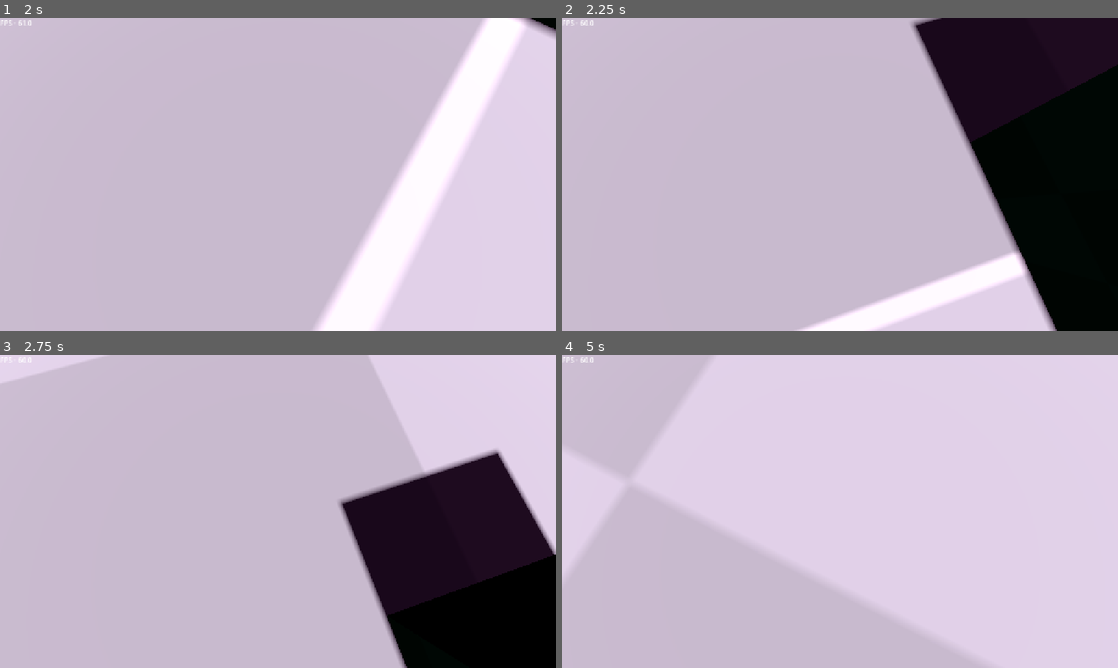
Above: before the commit, frames 1-4 (two rows, left to right).
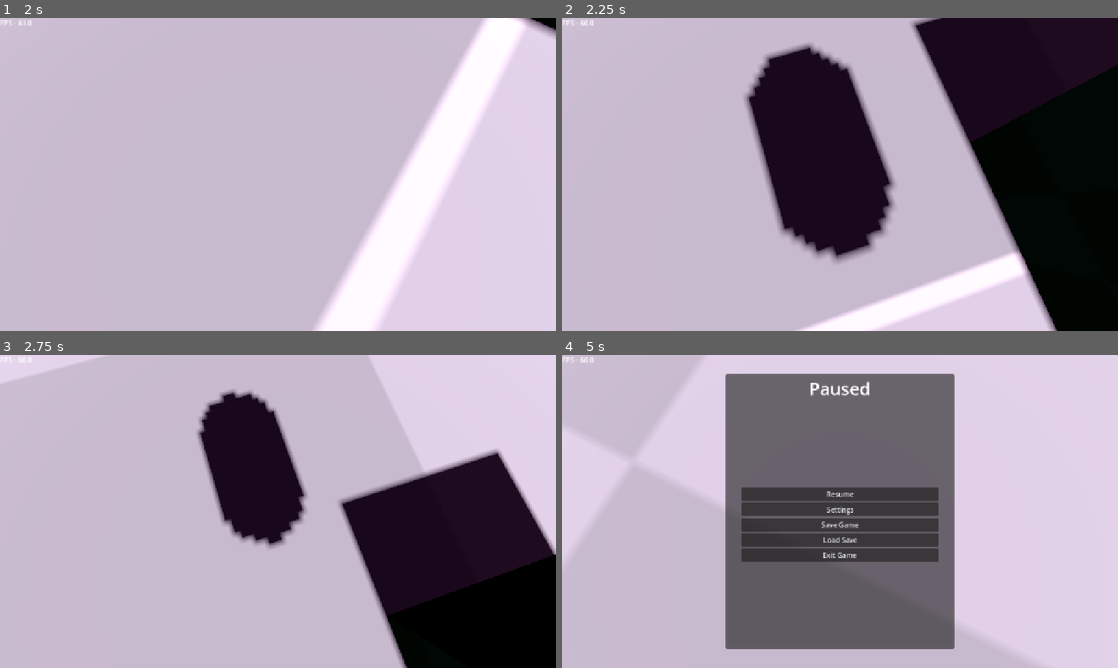
Above: after the commit, the same moments.

Repository: RubberDev/3d-game-test
Game: Godot game, scene res://TitleScreens/DebugTitleScr/DebugTitleScreen.tscn
The game is run twice, just before and just after one commit, with the same random seed, the same clock (stepped at 60 frames per second) and the same inputs. Sound files missing from this copy of the repository are replaced by a short silence.
Inputs (mouse positions are in pixels of both pictures, inside the frame that each line leads up to):
- Up to frame 1 (2 s): click "Phys and Trigger Test" at 0.5 s; tap Enter at 1.25 s; move the mouse to (305, 174) at 1.27 s; hold W (Forward) from 1.28 s (still down); hold Ctrl (Crouch) from 1.28 s (still down); tap Space (Jump) at 1.52 s
- Up to frame 2 (2.25 s): keep holding W (Forward); move the mouse to (812, 174) at 2.02 s; release Ctrl (Crouch) at 2.03 s; tap Ctrl (Crouch) at 2.1 s
- Up to frame 3 (2.75 s): keep holding W (Forward); tap Space (Jump) at 2.27 s
- Up to frame 4 (5 s): keep holding W (Forward); move the mouse to (851, 505) at 2.77 s; hold Ctrl (Crouch) 2.78-3.53 s; tap F (Flashlight) at 2.85 s; move the mouse to (834, 517) at 3.52 s; tap E (Interact) at 3.6 s; tap Space (Jump) at 3.77, 4.52 s; tap Ctrl (Crouch) at 3.8 s; move the mouse to (878, 514) at 4.27 s; hold Ctrl (Crouch) from 4.28 s (still down); tap Alt (Sneak) at 4.35 s; tap Escape (Pause) at 4.9 s

Frame 1 is identical in both runs. In frame 2, 13% of the frame differs, in the area x 32-60%, y 8-78%; in frame 3, 6.9%; in frame 4, 38%, in the area x 0-85%, y 6-100%.

Commit message:
Began implementing pause menu

Diff:
--- a/Dev_Levels/Test_Level_1/test_level_1.tscn
+++ b/Dev_Levels/Test_Level_1/test_level_1.tscn
@@ -1,8 +1,9 @@
-[gd_scene load_steps=21 format=3 uid="uid://fgc2wjw78ptl"]
+[gd_scene load_steps=22 format=3 uid="uid://fgc2wjw78ptl"]
 
 [ext_resource type="Script" uid="uid://bgp4wgttebhwp" path="res://Dev_Levels/Test_Level_1/Scripts/test_level_1.gd" id="1_36p37"]
 [ext_resource type="Texture2D" uid="uid://dj2cwiekcdskw" path="res://addons/KenneyTextures/light/texture_06.png" id="2_8ojrh"]
 [ext_resource type="PackedScene" uid="uid://c8wbe2rihnhl3" path="res://Player/Player.tscn" id="2_kmhue"]
+[ext_resource type="PackedScene" uid="uid://ba3xsrh4k8mth" path="res://Player/UI/pause_menu.tscn" id="2_vcru8"]
 [ext_resource type="Texture2D" uid="uid://dgbtg8q2oo7gw" path="res://addons/KenneyTextures/green/texture_09.png" id="4_bb2r0"]
 [ext_resource type="PackedScene" uid="uid://dfgks143esy4c" path="res://Models/door_ref.tscn" id="5_d6daj"]
 [ext_resource type="PackedScene" uid="uid://geklejscut5a" path="res://Models/Debug/table_ref.tscn" id="6_4wwp2"]
@@ -45,6 +46,10 @@
 
 [node name="TestLevel1" type="Node3D"]
 script = ExtResource("1_36p37")
+
+[node name="CanvasLayer" type="CanvasLayer" parent="."]
+
+[node name="PauseMenu" parent="CanvasLayer" instance=ExtResource("2_vcru8")]
 
 [node name="Player" parent="." instance=ExtResource("2_kmhue")]
 transform = Transform3D(1, 0, 0, 0, 1, 0, 0, 0, 1, 0, 1, 2)
--- a/Player/Player.tscn
+++ b/Player/Player.tscn
@@ -180,7 +180,6 @@
 transform = Transform3D(1, 0, 0, 0, 1, 0, 0, 0, 1, 0, 0.66122687, 0)
 
 [node name="PlyrCollision" type="CollisionShape3D" parent="."]
-visible = false
 shape = SubResource("CapsuleShape3D_jdikb")
 
 [node name="PlyrMesh" type="MeshInstance3D" parent="PlyrCollision"]
--- /dev/null
+++ b/Player/Scripts/pause_menu.gd
@@ -0,0 +1,22 @@
+extends Control
+
+func _ready() -> void:
+	self.hide()
+
+func _input(_event: InputEvent) -> void:
+	if Input.is_action_just_pressed("Pause"):
+		if get_tree().paused == false:
+			self.show()
+			get_tree().paused = true
+		else:
+			self.hide()
+			get_tree().paused = false
+
+# Resume game, close pause menu
+func _on_resume_pressed() -> void:
+	get_tree().paused = false
+	self.hide()
+
+# Quit game (Add confirmation later maybe)
+func _on_quit_pressed() -> void:
+	get_tree().quit()
--- a/Player/Scripts/player.gd
+++ b/Player/Scripts/player.gd
@@ -37,6 +37,13 @@
 
 	move_and_slide()
 
+	# Pushing physics objects
+	var Push_Force = 0.50
+	for i in get_slide_collision_count():
+		var c = get_slide_collision(i)
+		if c.get_collider() is RigidBody3D:
+			c.get_collider().apply_central_impulse(-c.get_normal() * Push_Force)
+
 # Input
 func _input(event: InputEvent) -> void:
 	# FP Camera rotation
@@ -65,17 +72,19 @@
 			Crouched = true
 			JUMP_VELOCITY = 1.5
 			$AnimationPlayer.play("Crouching")
+			$PlyrCollision/PlyrMesh.hide()
 			$PlyrCollision.set_deferred("disabled", true)
 			$CrouchCollision.set_deferred("disabled", false)
-			print(Crouched)
 		else:
 			SPEED = DEF_SPEED
 			Crouched = false
 			JUMP_VELOCITY = 3.5
 			$AnimationPlayer.play("Idle")
+			$PlyrCollision/PlyrMesh.show()
 			$PlyrCollision.set_deferred("disabled", false)
 			$CrouchCollision.set_deferred("disabled", true)
 
+	# Temporary, use for closing
 	if Input.is_action_just_pressed("Pause"):
 		if Input.mouse_mode == Input.MOUSE_MODE_CAPTURED:
 			Input.mouse_mode = Input.MOUSE_MODE_VISIBLE
--- /dev/null
+++ b/Player/UI/pause_menu.tscn
@@ -0,0 +1,76 @@
+[gd_scene load_steps=2 format=3 uid="uid://ba3xsrh4k8mth"]
+
+[ext_resource type="Script" uid="uid://b60gysmjubd5y" path="res://Player/Scripts/pause_menu.gd" id="1_br0yf"]
+
+[node name="PauseMenu" type="Control"]
+process_mode = 3
+layout_mode = 3
+anchors_preset = 15
+anchor_right = 1.0
+anchor_bottom = 1.0
+grow_horizontal = 2
+grow_vertical = 2
+size_flags_horizontal = 4
+size_flags_vertical = 4
+script = ExtResource("1_br0yf")
+
+[node name="Panel" type="Panel" parent="."]
+layout_mode = 1
+anchors_preset = 8
+anchor_left = 0.5
+anchor_top = 0.5
+anchor_right = 0.5
+anchor_bottom = 0.5
+offset_left = -263.0
+offset_top = -316.0
+offset_right = 263.0
+offset_bottom = 316.0
+grow_horizontal = 2
+grow_vertical = 2
+
+[node name="Label" type="Label" parent="Panel"]
+layout_mode = 0
+offset_right = 526.0
+offset_bottom = 67.0
+theme_override_font_sizes/font_size = 40
+text = "Paused"
+horizontal_alignment = 1
+vertical_alignment = 1
+
+[node name="VBoxContainer" type="VBoxContainer" parent="Panel"]
+layout_mode = 1
+anchors_preset = 8
+anchor_left = 0.5
+anchor_top = 0.5
+anchor_right = 0.5
+anchor_bottom = 0.5
+offset_left = -227.0
+offset_top = -218.0
+offset_right = 227.0
+offset_bottom = 280.0
+grow_horizontal = 2
+grow_vertical = 2
+alignment = 1
+
+[node name="Resume" type="Button" parent="Panel/VBoxContainer"]
+layout_mode = 2
+text = "Resume"
+
+[node name="Settings" type="Button" parent="Panel/VBoxContainer"]
+layout_mode = 2
+text = "Settings"
+
+[node name="Save" type="Button" parent="Panel/VBoxContainer"]
+layout_mode = 2
+text = "Save Game"
+
+[node name="Load" type="Button" parent="Panel/VBoxContainer"]
+layout_mode = 2
+text = "Load Save"
+
+[node name="Quit" type="Button" parent="Panel/VBoxContainer"]
+layout_mode = 2
+text = "Exit Game"
+
+[connection signal="pressed" from="Panel/VBoxContainer/Resume" to="." method="_on_resume_pressed"]
+[connection signal="pressed" from="Panel/VBoxContainer/Quit" to="." method="_on_quit_pressed"]
Not shown, added: Player/Scripts/pause_menu.gd.uid
